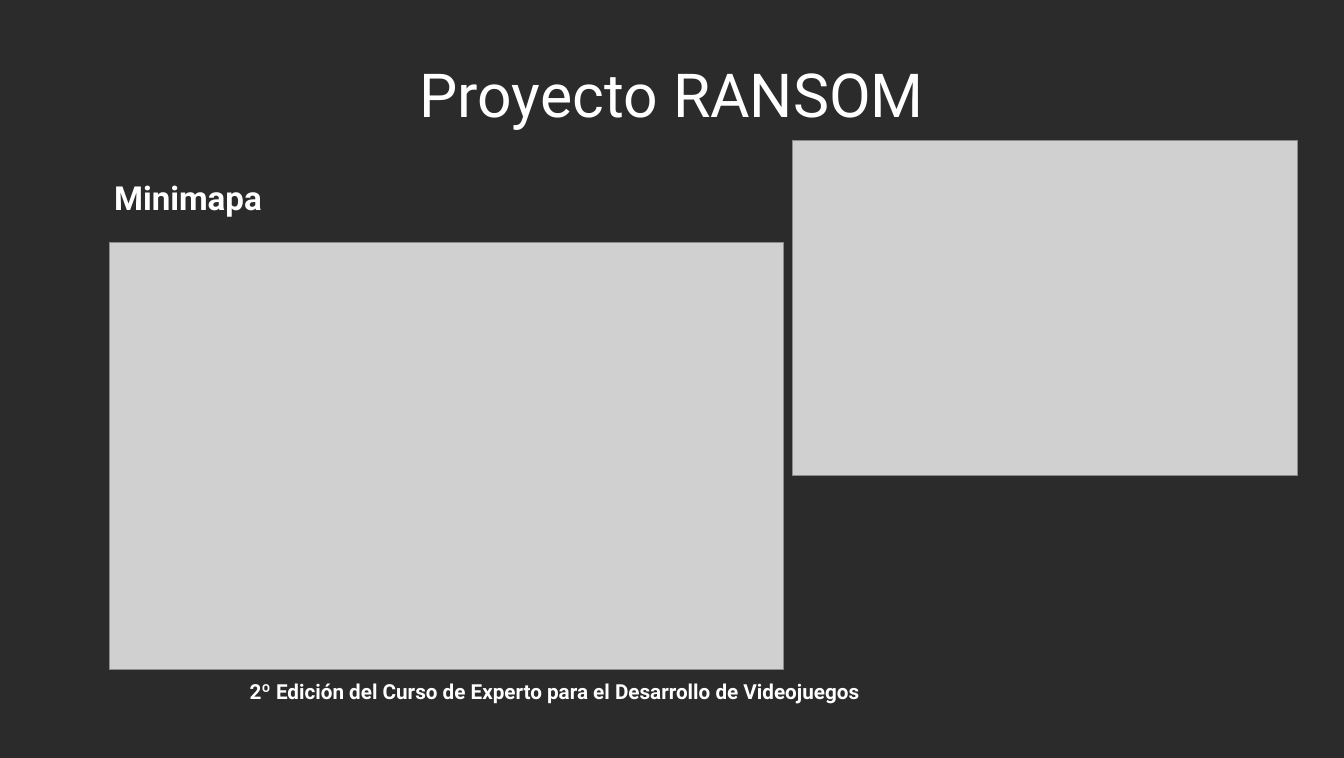
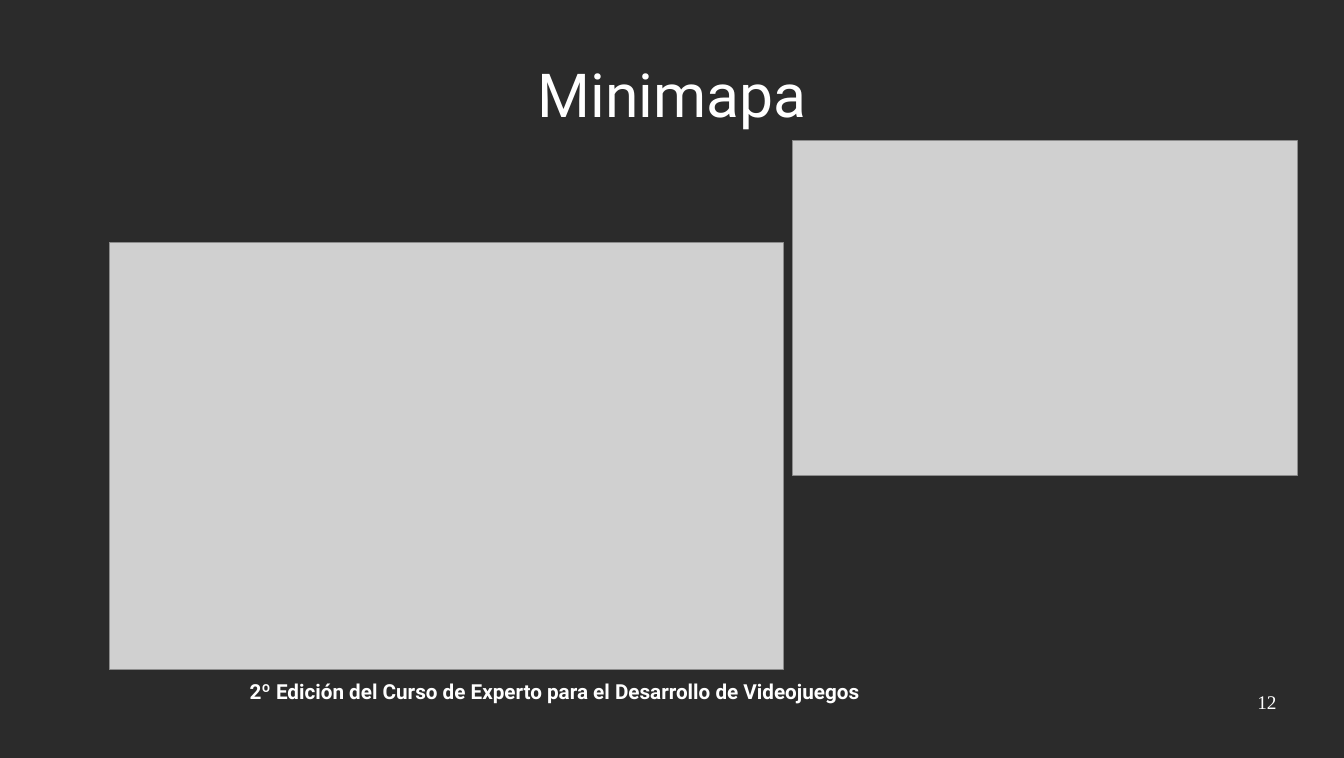
Before and after one commit to bievis/cedv-grupo4, a slide deck: slide 12 of ransom/doc/Presentacion/Presentacion.odp (slide 11 before the commit). Drawn at 1344x758 pixels with LibreOffice and Linux fonts; fonts in the diff are those of the drawing; grey boxes stand for pictures; background and template pictures are left out; a plain dark background stands for a picture behind light text. Boxes give left, top, right and bottom in pixels: in the first picture for what was removed or moved away, otherwise in the second. Text is boxed around its words. In the diff, an @@ line names an element or a change of style, - is before the commit and + after.

```diff
--- a/ransom/doc/Presentacion/Presentacion.odp
+++ b/ransom/doc/Presentacion/Presentacion.odp
@@ title "Minimapa": place and size @@
-title "Minimapa" at [114,185,262,217]
+title "Minimapa" at [537,73,806,130]
@@ title "Minimapa" at [537,73,806,130]: size 24 to 44 pt, bold off; alignment left to centre; indent changed; less space between paragraphs; vertical alignment top to middle @@
@@ title removed at [420,73,924,130] @@
-Proyecto RANSOM
@@ page number added at [1257,696,1276,709], 14 pt, text #FFFFFF @@
+12
```
Also in this commit, not shown: 10 other slides changed, 1 slide added, 1 slide removed.
